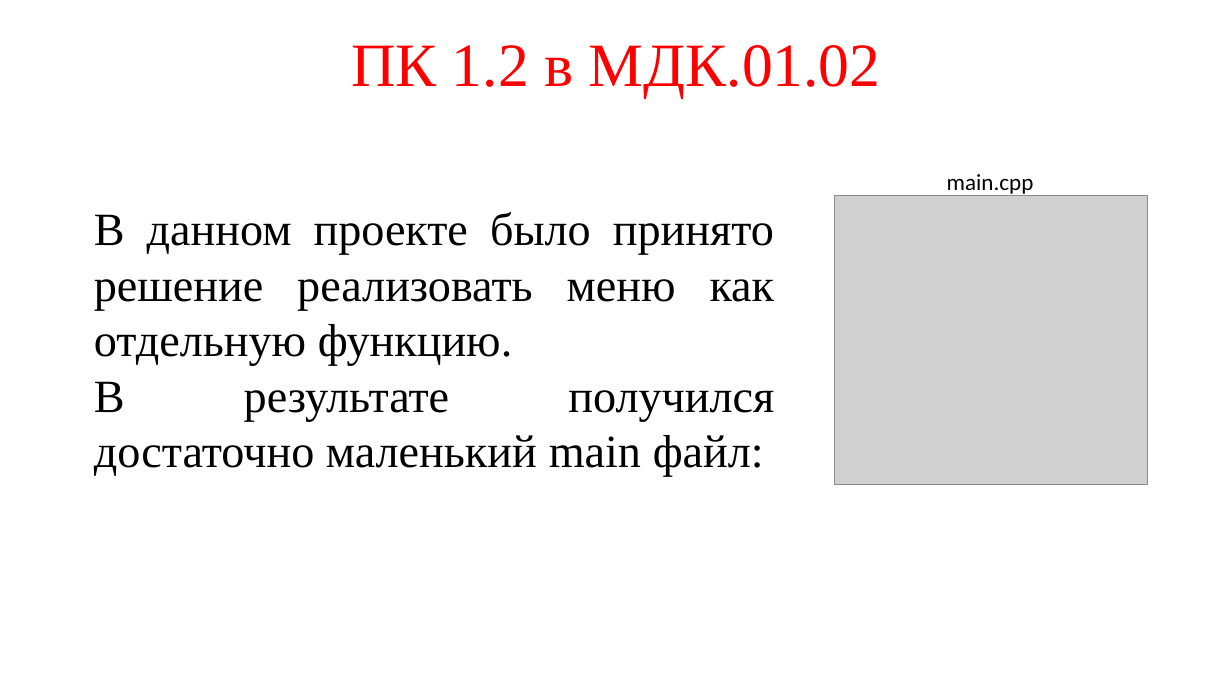
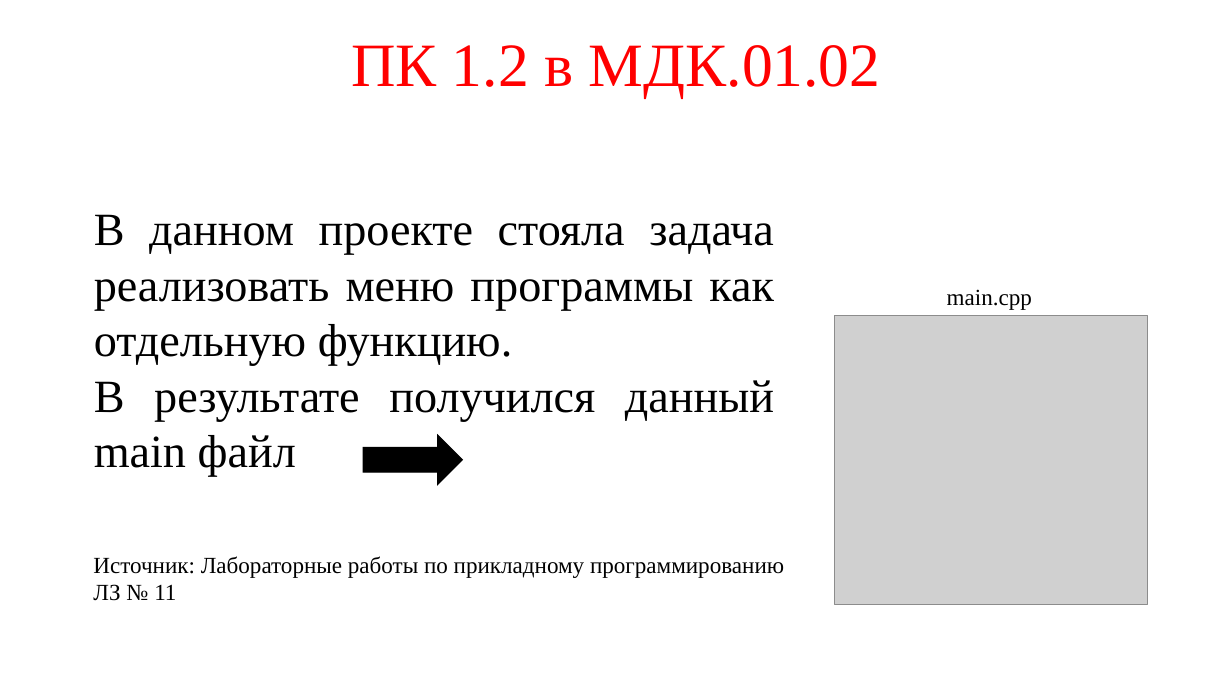
Before and after one commit to prog-kkkmt/p1-17, a slide deck: slide 6 of Модульный экзамен/ПМ.01.pptx. Drawn at 1232x693 pixels with LibreOffice and Linux fonts; fonts in the diff are those of the drawing; grey boxes stand for pictures. Boxes give left, top, right and bottom in pixels: in the first picture for what was removed or moved away, otherwise in the second. Text is boxed around its words. In the diff, an @@ line names an element or a change of style, - is before the commit and + after.

```diff
--- a/Модульный экзамен/ПМ.01.pptx
+++ b/Модульный экзамен/ПМ.01.pptx
@@ text at bbox=[94, 214, 774, 476]: text changed @@
-В данном проекте было принято решение реализовать меню как отдельную функцию.
-В результате получился достаточно маленький main файл:
+В данном проекте стояла задача реализовать меню программы как отдельную функцию.
+В результате получился данный main файл
@@ text "main.cpp": place and size @@
-text "main.cpp" at bbox=[947, 174, 1034, 196]
+text "main.cpp" at bbox=[947, 289, 1032, 310]
@@ text "main.cpp" at bbox=[947, 289, 1032, 310]: font Calibri to Times New Roman @@
@@ picture: place and size @@
-picture at bbox=[835, 195, 1148, 484]
+picture at bbox=[835, 315, 1148, 604]
@@ right arrow added at bbox=[363, 435, 462, 484], fill #000000, outline #000000 1 pt @@
@@ text added at bbox=[93, 556, 784, 601], 18 pt, text #000000 @@
+Источник: Лабораторные работы по прикладному программированию
+ЛЗ № 11
```
Also in this commit, not shown: 12 other slides changed, 1 other file.
